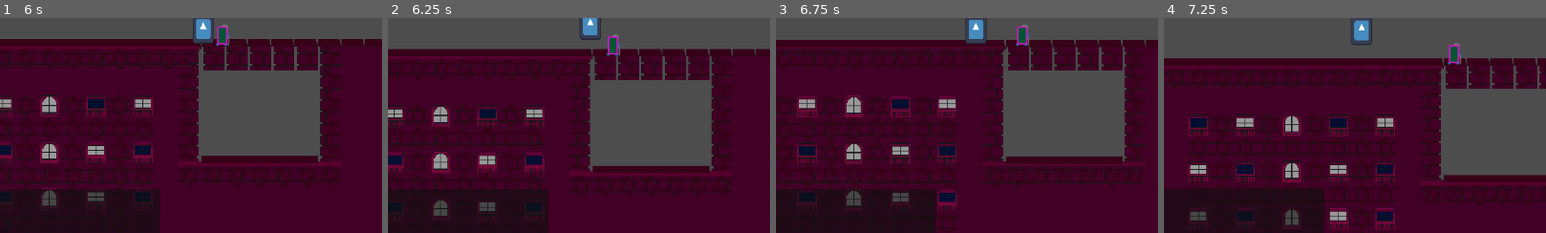
Above: before the commit, frames 1-4 (left to right).
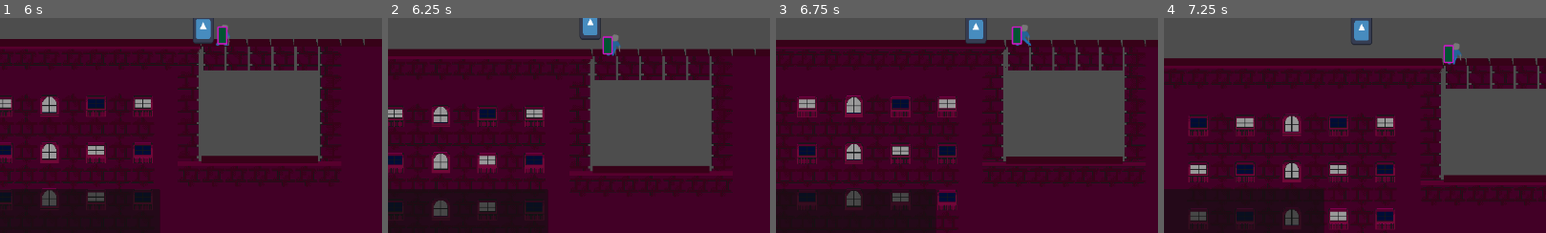
Above: after the commit, the same moments.

Repository: Proyecto-Carpincho/Proyecto-Carpincho
Game: Godot game, scene res://Scenes/stg/emTestStg00.tscn
Two runs of this game, one before a commit and one after it. Both use one fixed random seed, a clock stepped at 60 frames per second and the inputs below. This scene is started directly instead of the project's main scene. The engine's default icon, where the game draws it, is replaced by a stand-in: a white triangle on a blue panel in a dark square.
Inputs (mouse positions are % of the whole screen's width and height, from its top left):
- Up to frame 1 (6 s): tap Enter at 0.5 s; move the mouse to (72, 45) at 0.52 s; press the mouse at (72, 45) at 0.53 s; hold D (Move Right) 0.53-2.03 s; tap Space (Jump) at 0.77, 1.52, 3.02, 3.77, 4.52 s; move the mouse to (30, 55) at 1.27 s; release the mouse at (30, 55) at 1.28 s; tap Ctrl (Bullet Time) at 1.35, 4.35 s; move the mouse to (60, 28) at 2.02 s; hold A (Move Left) 2.03-2.78 s; right-click (60, 28) at 2.1 s; move the mouse to (45, 70) at 2.77 s; hold D (Move Right) 2.78-4.28 s; tap Shift (Run) at 2.85, 5.85 s; move the mouse to (80, 65) at 3.52 s; press the mouse at (80, 65) at 3.53 s; move the mouse to (20, 35) at 4.27 s; release the mouse at (20, 35) at 4.28 s; hold A (Move Left) 4.28-5.03 s; move the mouse to (55, 50) at 5.02 s; hold D (Move Right) 5.03-5.78 s; right-click (55, 50) at 5.1 s; move the mouse to (35, 25) at 5.77 s; hold A (Move Left) from 5.78 s (still down)
- Up to frame 2 (6.25 s): keep holding A (Move Left); tap Space (Jump) at 6.02 s
- Up to frame 3 (6.75 s): keep holding A (Move Left); move the mouse to (72, 45) at 6.52 s; press the mouse at (72, 45) at 6.53 s
- Up to frame 4 (7.25 s): keep holding A (Move Left); tap Space (Jump) at 6.77 s
The pictures show only the part of the screen within x 23-73%, y 48-98%; the shares and areas given below are measured in that part.

Frame 1 is identical in both runs. In frame 2, 0.3% of the frame differs, in the area x 56-61%, y 8-18%; in frame 3, 0.3%; in frame 4, 0.3%, in the area x 73-78%, y 12-22%.
Error before the commit: Invalid call. Nonexistent function 'turn' in base 'CharacterBody2D (Enemigo)'. (res://Scripts/Em/ShieldCop/Atacando.gd:17)

Commit message:
Correccion

Diff:
--- a/Scripts/Em/ShieldCop/Atacando.gd
+++ b/Scripts/Em/ShieldCop/Atacando.gd
@@ -12,9 +12,9 @@
 			direction = (padre.nav.get_next_path_position() - padre.global_position).normalized()
 			padre.velocity = padre.velocity.lerp(direction * padre.run_speed, 5 * delta)
 			if padre.velocity.x > 0:
-				padre.turn(true)
+				padre.girar(true)
 			elif padre.velocity.x < 0:
-				padre.turn(false)
+				padre.girar(false)
 			if !padre.animated_sprite.is_playing():
 				padre.animated_sprite.play("run")
 		else:
--- a/Scripts/Em/ShieldCop/Patrullar.gd
+++ b/Scripts/Em/ShieldCop/Patrullar.gd
@@ -11,5 +11,9 @@
 	#padre.nav.target_position = ruta.curve.get
 	direction = (padre.nav.get_next_path_position() - padre.global_position).normalized()
 	padre.velocity = padre.velocity.lerp(direction * padre.speed, 5 * delta)
+	if padre.velocity.x > 0:
+			padre.girar(true)
+	elif padre.velocity.x < 0:
+			padre.girar(false)
 	if !padre.animated_sprite.is_playing():
 		padre.animated_sprite.play("walk")
--- a/Scripts/Em/ShieldCop/Perseguir.gd
+++ b/Scripts/Em/ShieldCop/Perseguir.gd
@@ -13,6 +13,10 @@
 		padre.nav.target_position = padre.alert_manager.upc
 		direction = (padre.nav.get_next_path_position() - padre.global_position).normalized()
 		padre.velocity = padre.velocity.lerp(direction * padre.run_speed, 5 * delta)
+		if padre.velocity.x > 0:
+			padre.girar(true)
+		elif padre.velocity.x < 0:
+			padre.girar(false)
 		if !padre.animated_sprite.is_playing():
 			padre.animated_sprite.play("run")
 	elif padre.vio_jugador == true:
